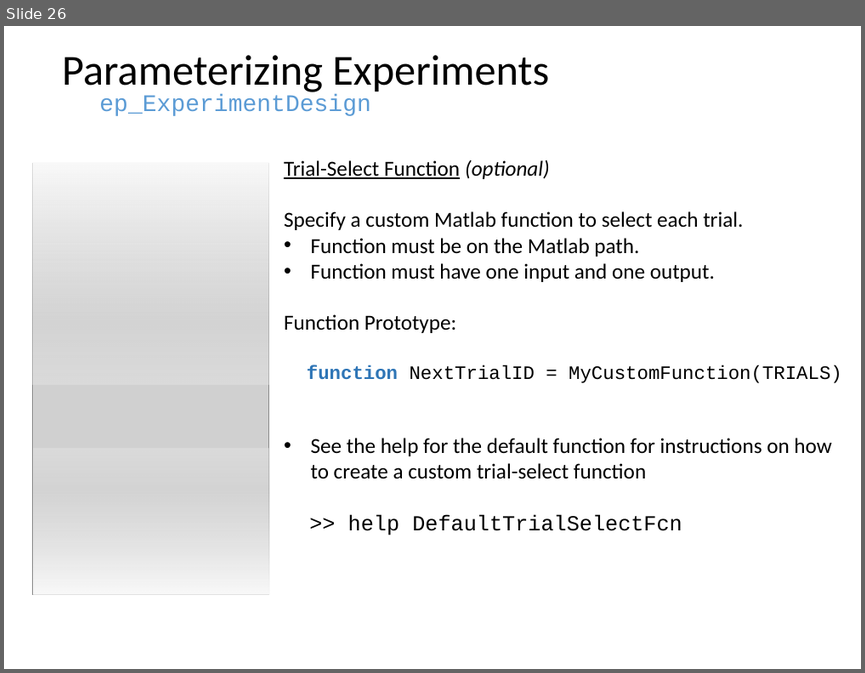
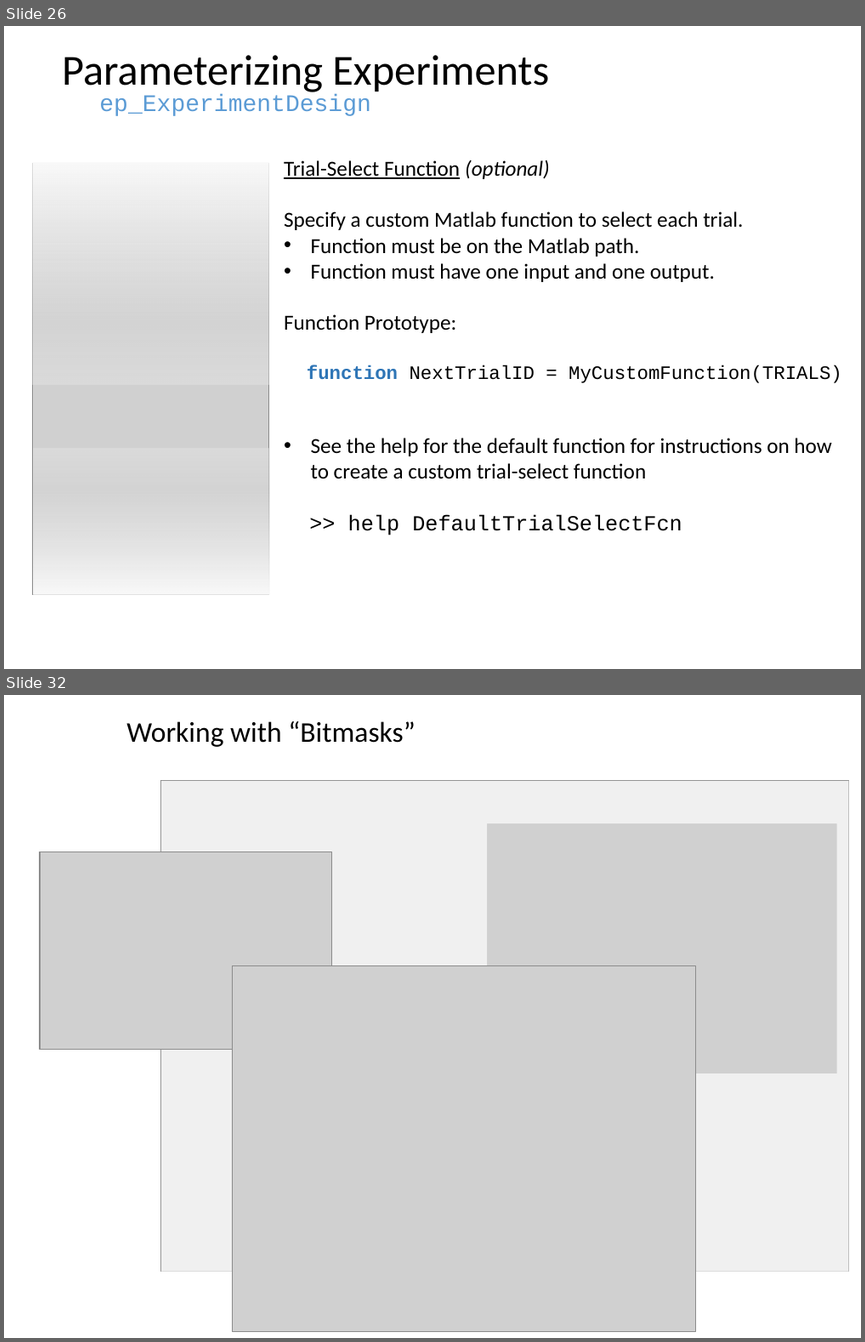
Before and after one commit to dstolz/epsych, a slide deck: trunk/Intro_to_ElectroPsych_Toolbox.pptx. Shown one above the other, each under a label of ours: slide 26 before the commit, slides 26 and 32 after it; the slides between them are not shown. The pictures are 865x673 and 865x1342 pixels, drawn with LibreOffice and Linux fonts; fonts in the diff are those of the drawing; grey boxes stand for pictures. Boxes give left, top, right and bottom in pixels: in the first picture for what was removed or moved away, otherwise in the second. Text is boxed around its words. In the diff, an @@ line names an element or a change of style, - is before the commit and + after.

```diff
--- a/trunk/Intro_to_ElectroPsych_Toolbox.pptx
+++ b/trunk/Intro_to_ElectroPsych_Toolbox.pptx
@@ slide 32 added at (x1=4, y1=695, x2=861, y2=1338), background #FFFFFF @@
@@ text added at (x1=126, y1=721, x2=415, y2=747), 24 pt, text #000000 @@
+Working with “Bitmasks”
@@ picture added at (x1=160, y1=781, x2=848, y2=1271) @@
@@ freeform shape added at (x1=160, y1=781, x2=848, y2=1271), fill #FFFFFF at 70% opacity @@
@@ picture added at (x1=40, y1=851, x2=332, y2=1049) @@
@@ picture added at (x1=233, y1=966, x2=695, y2=1332) @@
```
Also in this commit, not shown: 4 slides changed, 8 other slides added, 1 slide removed, 4 other files.
